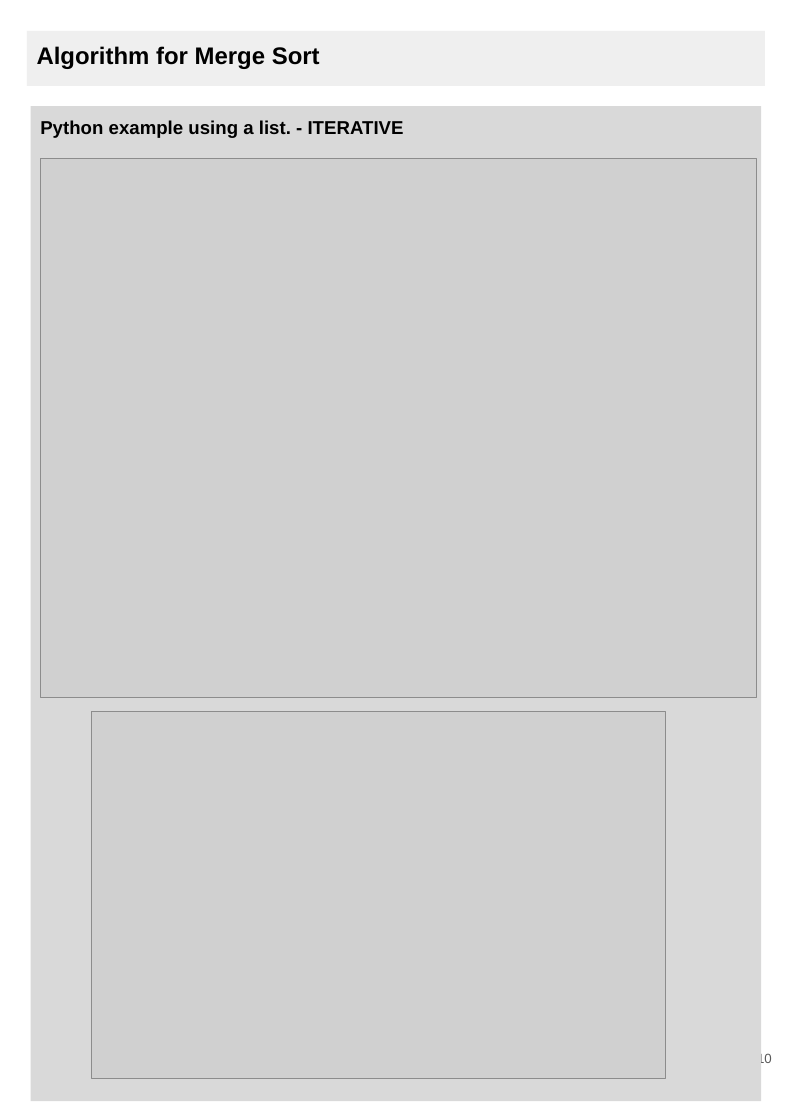
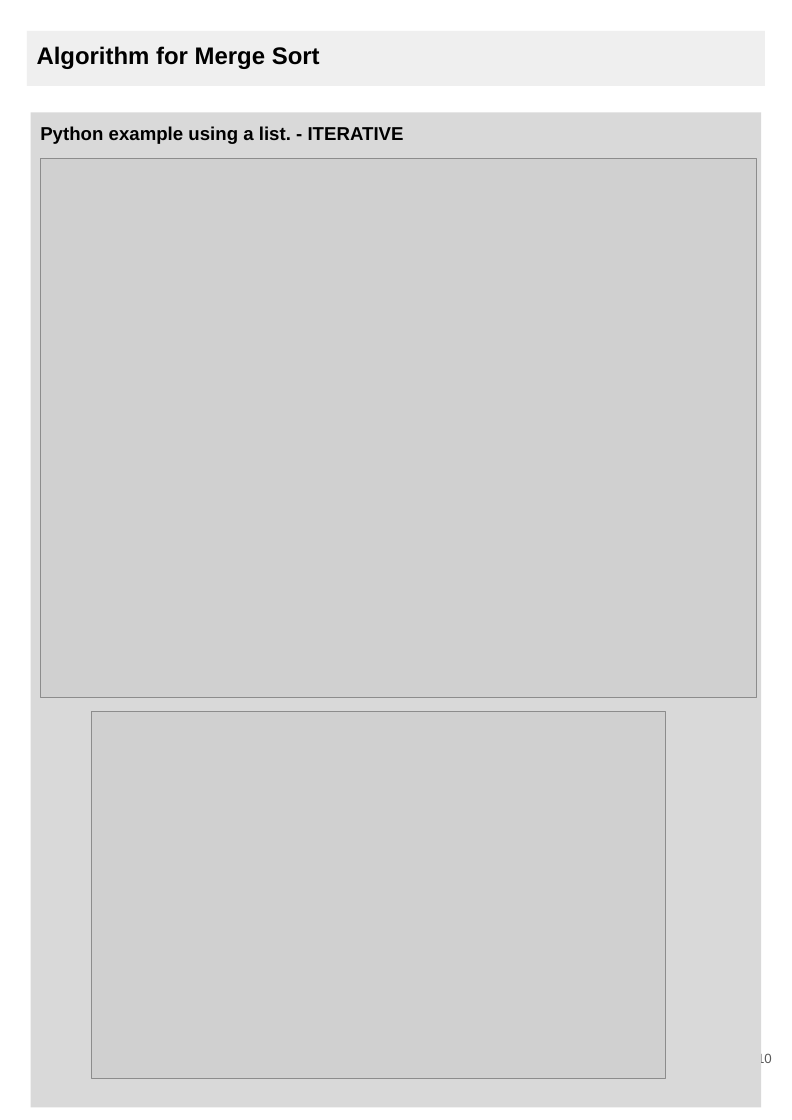
Before and after one commit to Ice424/CS-ALevel, a slide deck: slide 10 of python/Sorting Algorithms/V2.0 4.3.5 Sorting Algorithms.pptx. Drawn at 792x1120 pixels with LibreOffice and Linux fonts; fonts in the diff are those of the drawing; grey boxes stand for pictures. Boxes give left, top, right and bottom in pixels: in the first picture for what was removed or moved away, otherwise in the second. Text is boxed around its words. In the diff, an @@ line names an element or a change of style, - is before the commit and + after.

```diff
--- a/python/Sorting Algorithms/V2.0 4.3.5 Sorting Algorithms.pptx
+++ b/python/Sorting Algorithms/V2.0 4.3.5 Sorting Algorithms.pptx
@@ rectangle "Python example using a list. ...": place and size @@
-rectangle "Python example using a list. ..." at (31,106,760,1101)
+rectangle "Python example using a list. ..." at (31,112,760,1107)
```
Also in this commit, not shown: 1 other slide changed, 7 other files.
